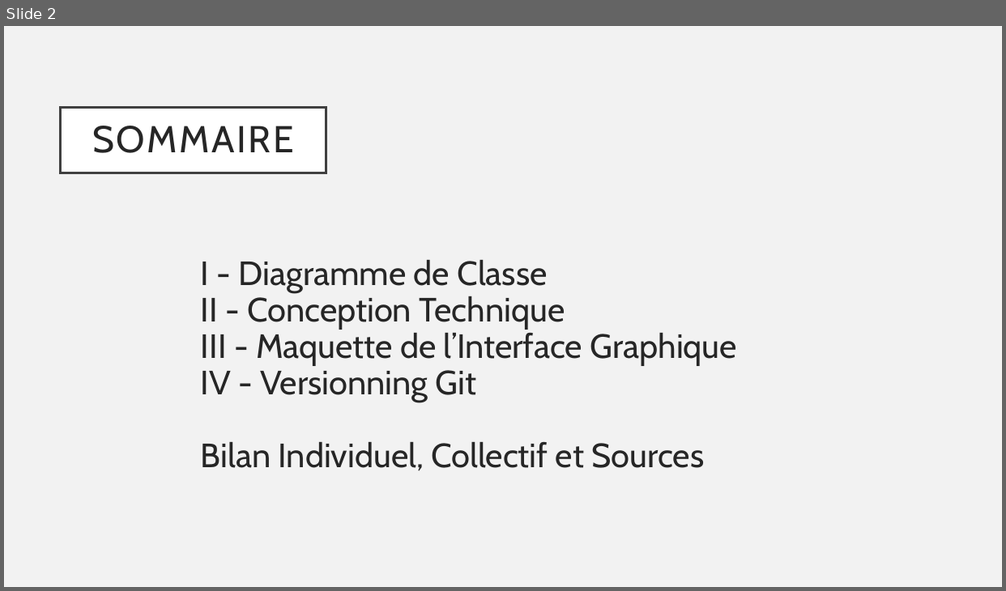
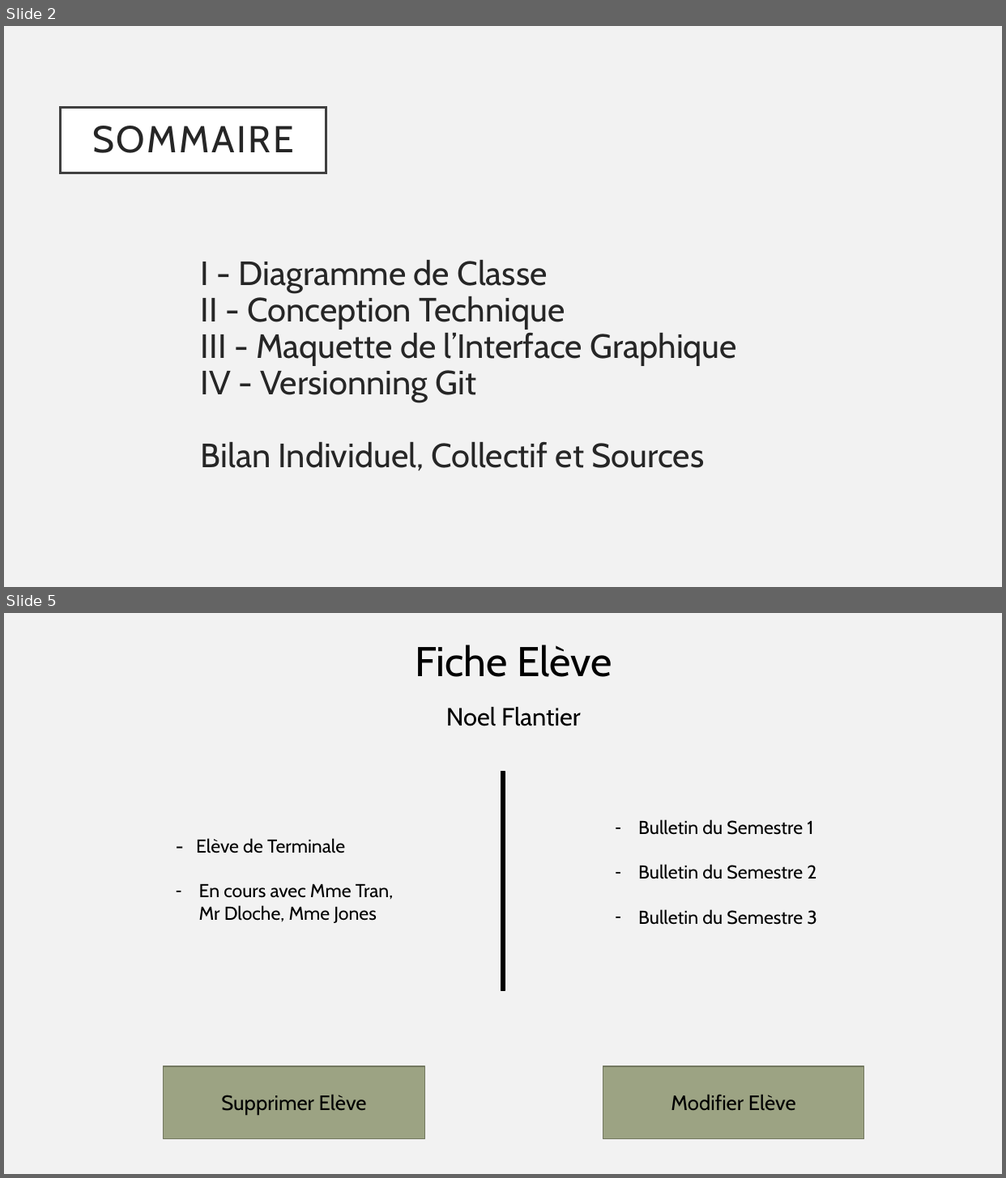
Before and after one commit to serina-chhem/gestionEcole, a slide deck: Presentation POO Java.pptx. Shown one above the other, each under a label of ours: slide 2 before the commit, slides 2 and 5 after it; the slides between them are not shown. The pictures are 1006x591 and 1006x1178 pixels, drawn with LibreOffice and Linux fonts; fonts in the diff are those of the drawing. Boxes give left, top, right and bottom in pixels: in the first picture for what was removed or moved away, otherwise in the second. Text is boxed around its words. In the diff, an @@ line names an element or a change of style, - is before the commit and + after.

```diff
--- a/Presentation POO Java.pptx
+++ b/Presentation POO Java.pptx
@@ slide 5 added at <box>4,613,1002,1174</box>, background #F2F2F2 @@
@@ text added at <box>415,645,612,677</box>, 40 pt, text #000000 @@
+Fiche Elève
@@ text added at <box>446,707,581,726</box>, 24 pt, text #000000 @@
+Noel Flantier
@@ rectangle added at <box>501,771,505,990</box>, fill #000000, outline #000000 1 pt @@
@@ text added at <box>638,820,817,925</box>, 18 pt, text #000000 @@
+– Bulletin du Semestre 1
+– Bulletin du Semestre 2
+– Bulletin du Semestre 3
@@ text added at <box>196,838,394,923</box>, 18 pt, text #000000 @@
+- Elève de Terminale
+– En cours avec Mme Tran, Mr Dloche, Mme Jones
@@ rectangle added at <box>164,1067,424,1139</box>, fill #9CA383, outline #737961 1 pt @@
@@ rectangle added at <box>603,1067,864,1139</box>, fill #9CA383, outline #737961 1 pt @@
@@ text added at <box>221,1094,367,1115</box>, 20 pt, text #000000 @@
+Supprimer Elève
@@ text added at <box>671,1094,796,1110</box>, 20 pt, text #000000 @@
+Modifier Elève
```
Also in this commit, not shown: 4 other slides added, 1 slide removed, 18 other files.
